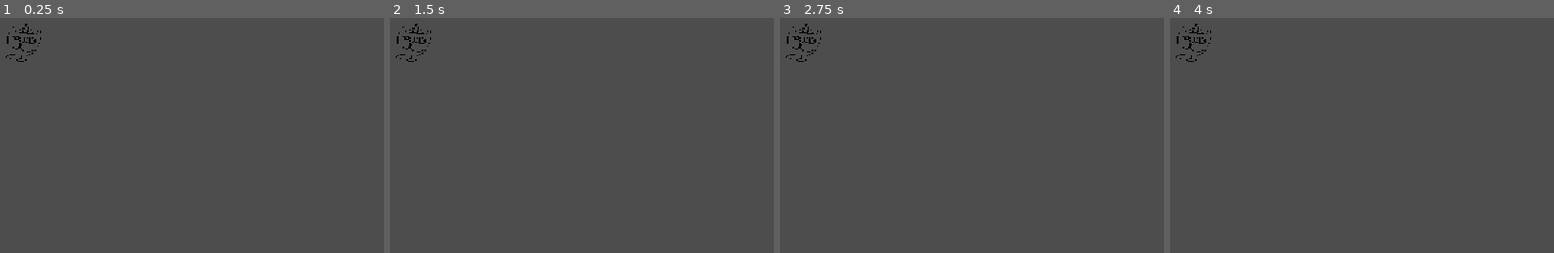
Above: before the commit, frames 1-4 (left to right).
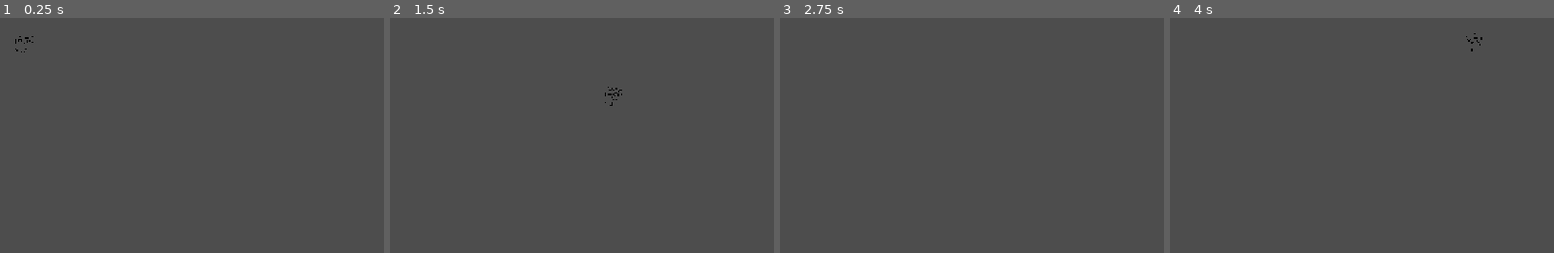
Above: after the commit, the same moments.

Repository: teganmy/wizard-cat-cat-wizard
Game: Godot game, scene res://main.tscn
Two runs of this game, one before a commit and one after it. Both use one fixed random seed, a clock stepped at 60 frames per second and the inputs below.
Inputs:
- Up to frame 1 (0.25 s): no input
- Up to frame 2 (1.5 s): tap Enter at 0.5 s; hold Right (player_right, bound only after the commit) 0.53-1.28 s; hold Down (player_down, bound only after the commit) from 1.28 s (still down)
- Up to frame 3 (2.75 s): tap Space at 2 s; release Down (player_down, bound only after the commit) at 2.03 s; hold Right (player_right, bound only after the commit) from 2.03 s (still down)
- Up to frame 4 (4 s): tap Enter at 2.75 s; release Right (player_right, bound only after the commit) at 2.78 s; hold W (player_up, bound only after the commit) 2.78-3.53 s; tap Space at 3.5 s; hold Left (player_left, bound only after the commit) from 3.53 s (still down)

The runs differ from the first frame. In frame 1, 0.3% of the frame differs, in the area x 1-11%, y 2-19%; in frame 2, 0.3%, in the area x 1-61%, y 2-38%; in frame 3, 0.2%; in frame 4, 0.3%.

Commit message:
Basic player movement

Diff:
--- /dev/null
+++ b/wizard-cat-game/player.gd
@@ -0,0 +1,8 @@
+extends CharacterBody2D
+
+@export var speed: float = 100
+
+func _physics_process(delta: float) -> void:
+	var dir := Input.get_vector("player_left", "player_right", "player_up", "player_down")
+	velocity = speed * dir
+	move_and_slide()
--- a/wizard-cat-game/player.tscn
+++ b/wizard-cat-game/player.tscn
@@ -1,14 +1,18 @@
 [gd_scene format=3 uid="uid://6t34451gxrtm"]
 
 [ext_resource type="Texture2D" uid="uid://ho1q5y7xs8o7" path="res://assets/cat.png" id="1_4flbx"]
+[ext_resource type="Script" uid="uid://cbd2g1myqnniy" path="res://player.gd" id="1_onrkg"]
 
 [sub_resource type="RectangleShape2D" id="RectangleShape2D_gpvk7"]
 size = Vector2(58, 60)
 
 [node name="Player" type="CharacterBody2D" unique_id=705305627]
+script = ExtResource("1_onrkg")
+speed = 400.0
 
 [node name="Sprite2D" type="Sprite2D" parent="." unique_id=1903219605]
 texture_filter = 1
+scale = Vector2(0.5, 0.5)
 texture = ExtResource("1_4flbx")
 
 [node name="CollisionShape2D" type="CollisionShape2D" parent="." unique_id=1265038457]
--- a/wizard-cat-game/project.godot
+++ b/wizard-cat-game/project.godot
@@ -20,6 +20,33 @@
 window/stretch/mode="canvas_items"
 window/stretch/aspect="expand"
 
+[input]
+
+player_up={
+"deadzone": 0.2,
+"events": [Object(InputEventKey,"resource_local_to_scene":false,"resource_name":"","device":-1,"window_id":0,"alt_pressed":false,"shift_pressed":false,"ctrl_pressed":false,"meta_pressed":false,"pressed":false,"keycode":0,"physical_keycode":87,"key_label":0,"unicode":119,"location":0,"echo":false,"script":null)
+, Object(InputEventKey,"resource_local_to_scene":false,"resource_name":"","device":-1,"window_id":0,"alt_pressed":false,"shift_pressed":false,"ctrl_pressed":false,"meta_pressed":false,"pressed":false,"keycode":0,"physical_keycode":4194320,"key_label":0,"unicode":0,"location":0,"echo":false,"script":null)
+]
+}
+player_down={
+"deadzone": 0.2,
+"events": [Object(InputEventKey,"resource_local_to_scene":false,"resource_name":"","device":-1,"window_id":0,"alt_pressed":false,"shift_pressed":false,"ctrl_pressed":false,"meta_pressed":false,"pressed":false,"keycode":0,"physical_keycode":4194322,"key_label":0,"unicode":0,"location":0,"echo":false,"script":null)
+, Object(InputEventKey,"resource_local_to_scene":false,"resource_name":"","device":-1,"window_id":0,"alt_pressed":false,"shift_pressed":false,"ctrl_pressed":false,"meta_pressed":false,"pressed":false,"keycode":0,"physical_keycode":83,"key_label":0,"unicode":115,"location":0,"echo":false,"script":null)
+]
+}
+player_left={
+"deadzone": 0.2,
+"events": [Object(InputEventKey,"resource_local_to_scene":false,"resource_name":"","device":-1,"window_id":0,"alt_pressed":false,"shift_pressed":false,"ctrl_pressed":false,"meta_pressed":false,"pressed":false,"keycode":0,"physical_keycode":4194319,"key_label":0,"unicode":0,"location":0,"echo":false,"script":null)
+, Object(InputEventKey,"resource_local_to_scene":false,"resource_name":"","device":-1,"window_id":0,"alt_pressed":false,"shift_pressed":false,"ctrl_pressed":false,"meta_pressed":false,"pressed":false,"keycode":0,"physical_keycode":65,"key_label":0,"unicode":97,"location":0,"echo":false,"script":null)
+]
+}
+player_right={
+"deadzone": 0.2,
+"events": [Object(InputEventKey,"resource_local_to_scene":false,"resource_name":"","device":-1,"window_id":0,"alt_pressed":false,"shift_pressed":false,"ctrl_pressed":false,"meta_pressed":false,"pressed":false,"keycode":0,"physical_keycode":4194321,"key_label":0,"unicode":0,"location":0,"echo":false,"script":null)
+, Object(InputEventKey,"resource_local_to_scene":false,"resource_name":"","device":-1,"window_id":0,"alt_pressed":false,"shift_pressed":false,"ctrl_pressed":false,"meta_pressed":false,"pressed":false,"keycode":0,"physical_keycode":68,"key_label":0,"unicode":100,"location":0,"echo":false,"script":null)
+]
+}
+
 [physics]
 
 3d/physics_engine="Jolt Physics"
Not shown, added: wizard-cat-game/player.gd.uid
